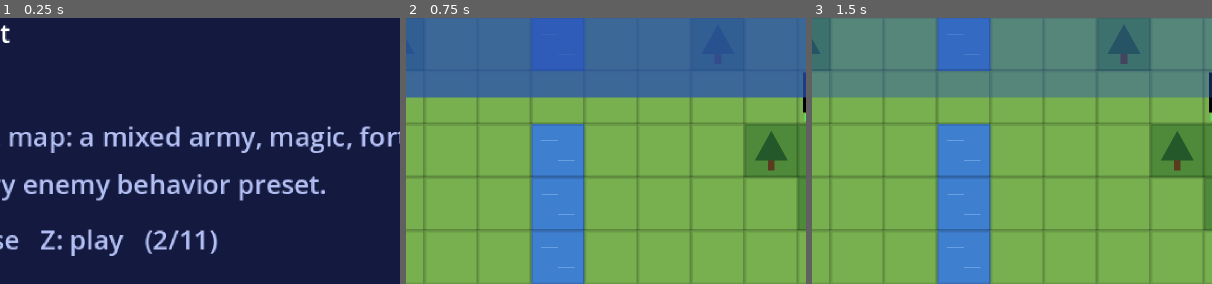
Above: before the commit, frames 1-3 (left to right).
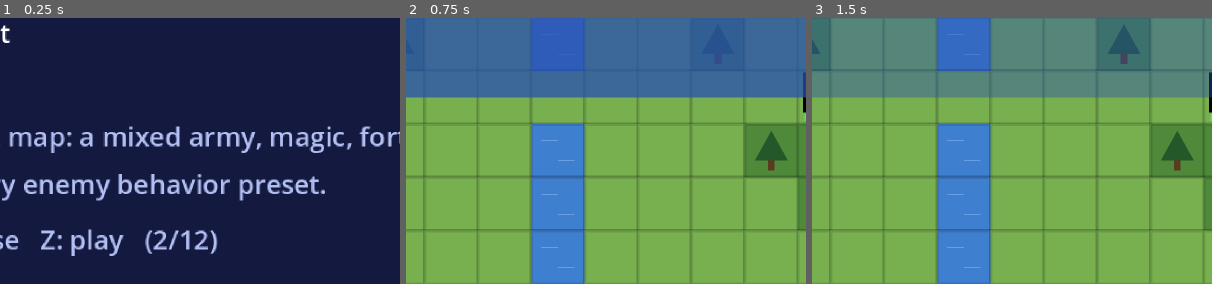
Above: after the commit, the same moments.

Repository: Marcompp/SRPG_Engine
Game: Godot game, scene res://scenes/level_select.tscn
Two runs of this game, one before a commit and one after it. Both use one fixed random seed, a clock stepped at 60 frames per second and the inputs below.
Inputs:
- Up to frame 1 (0.25 s): no input
- Up to frame 2 (0.75 s): tap Enter at 0.5 s; hold Right (ui_right) from 0.53 s (still down); hold C (danger_zone) from 0.53 s (still down)
- Up to frame 3 (1.5 s): tap Z (confirm) at 1.25, 1.35 s; release Right (ui_right) at 1.28 s; release C (danger_zone) at 1.28 s; hold Down (ui_down) from 1.28 s (still down)
The pictures show only the part of the screen within x 31-81%, y 50-100%; the shares and areas given below are measured in that part.

The runs differ from the first frame. In frame 1, 0.2% of the frame differs, in the area x 48-52%, y 79-88%; in frame 2, nothing differs; in frame 3, nothing differs.

Commit message:
Add faction event commands and the Three Armies map
Events can change relations mid-battle (@hostile, @peace: both ways) and
move a unit to another side (@side). Sides can be named by key or color
in commands and in turn and area triggers. Three Armies: green militia
guarding a village, villagers with a protected Elder, Gorr's raiders,
and purple mercenaries hunting them until Gorr buys them on turn 3
(talking to Varga brings the band to your side).

Co-Authored-By: Claude Opus 5.5 <noreply@anthropic.com>

Diff:
--- a/scripts/battle_events.gd
+++ b/scripts/battle_events.gd
@@ -82,12 +82,11 @@
 
 ## A unit ended its move on `u.cell`. Returns whether a scene played.
 func on_area(u: Unit) -> bool:
-	var team := Factions.key(u.team)
 	var test := func(e: Dictionary) -> bool:
 		if e.trigger != "area" or not e.args[0].has(u.cell):
 			return false
 		var who: String = e.args[1]
-		return who == "" or who == u.unit_name or who == team
+		return who == "" or who == u.unit_name or Factions.from_key(who) == u.team
 	return await _fire(test)
 
 
@@ -203,6 +202,19 @@
 			var u := find_unit(c[1])
 			if u:
 				battle.actions.inflict(u, c[2], c[3])
+		"hostile", "peace":
+			Factions.set_hostile(c[1], c[2], c[0] == "hostile")
+			Factions.set_hostile(c[2], c[1], c[0] == "hostile")
+			battle.refresh_threat()
+		"side":
+			var u := find_unit(c[1])
+			if u and c[2] == Unit.Team.PLAYER:
+				recruit(u)
+			elif u:
+				u.team = c[2]
+				battle.marked.erase(u)
+				u.queue_redraw()
+				battle.refresh_threat()
 		"cure":
 			var u := find_unit(c[1])
 			if u and not Statuses.cure(u, c[2]).is_empty():
--- a/scripts/event_script.gd
+++ b/scripts/event_script.gd
@@ -31,6 +31,9 @@
 ##   @status Lord, Poison              give a unit a status (see Statuses)...
 ##   @status Lord, Poison, 5           ...for this many turns (-1: until cured)
 ##   @cure Lord                        cure a unit's statuses (or "@cure Lord, Poison")
+##   @hostile other, player            these two sides fight each other (see Factions;
+##   @peace other, enemy               sides by name or color: "purple, blue"); or stop
+##   @side Varga, ally                 a unit changes sides (@recruit: joins the player)
 ##   @camera (10, 4)                   pan the view
 ##   @wait 0.5                         pause, in seconds
 ##   @flag bridge_held                 set a flag (see "if"/"unless")
@@ -40,14 +43,15 @@
 ## "script": [command arrays], "line"}. Commands are arrays: ["say", speaker, text],
 ## ["narrate", text], ["move", unit, cell], ["spawn", name, cell], ["remove", unit],
 ## ["recruit", unit], ["give", unit, item], ["status", unit, status, turns (0: its
-## default)], ["cure", unit, status ("": all)], ["camera", cell], ["wait", seconds],
+## default)], ["cure", unit, status ("": all)], ["hostile", side, side], ["peace", side,
+## side], ["side", unit, side] (sides as Unit.Team), ["camera", cell], ["wait", seconds],
 ## ["flag", name], ["banner", text]. A level's "events" entry can hold events in
 ## that same shape (with "script" written as command arrays) for anything the text
 ## can't express.
 
 const TRIGGERS: Array[String] = ["start", "turn", "talk", "battle", "death", "area", "visit", "victory", "defeat"]
 const COMMANDS: Array[String] = ["say", "narrate", "move", "spawn", "remove", "recruit", "give", "status",
-	"cure", "camera", "wait", "flag", "banner"]
+	"cure", "hostile", "peace", "side", "camera", "wait", "flag", "banner"]
 
 
 ## Events in the file at `path`, or [] if there's none. Errors are pushed (and
@@ -111,6 +115,8 @@
 			if args.size() > 1 and Factions.from_key(args[1]) < 0:
 				errors.append("line %d: turn phase must be one of %s" % [n, ", ".join(Factions.KEYS.values())])
 				return {}
+			if args.size() > 1:
+				args[1] = Factions.key(Factions.from_key(args[1]))  # "green" -> "ally"
 		"talk":
 			if args.size() != 2:
 				errors.append("line %d: \"talk\" needs two unit names" % n)
@@ -195,6 +201,19 @@
 					% [n, ", ".join(Statuses.DATA.keys())])
 				return []
 			return ["status", parts[0].strip_edges(), parts[1].strip_edges(), turns.to_int()]
+		"hostile", "peace":
+			var parts := rest.split(",")
+			if parts.size() != 2 or Factions.from_key(parts[0].strip_edges()) < 0 \
+					or Factions.from_key(parts[1].strip_edges()) < 0:
+				errors.append("line %d: @%s needs two sides, like \"@%s other, player\"" % [n, word, word])
+				return []
+			return [word, Factions.from_key(parts[0].strip_edges()), Factions.from_key(parts[1].strip_edges())]
+		"side":
+			var parts := rest.split(",")
+			if parts.size() != 2 or Factions.from_key(parts[1].strip_edges()) < 0:
+				errors.append("line %d: @side needs \"Unit, side\" (player, ally, enemy, other, neutral)" % n)
+				return []
+			return ["side", parts[0].strip_edges(), Factions.from_key(parts[1].strip_edges())]
 		"cure":
 			var parts := rest.split(",")
 			var status := parts[1].strip_edges() if parts.size() == 2 else ""
--- a/scripts/factions.gd
+++ b/scripts/factions.gd
@@ -18,6 +18,8 @@
 ## Keys used in level data and events ("== turn 3, ally ==", "team": "other").
 const KEYS := {PLAYER: "player", ALLY: "ally", ENEMY: "enemy", OTHER: "other", NEUTRAL: "neutral"}
 const NAMES := {PLAYER: "Player", ALLY: "Ally", ENEMY: "Enemy", OTHER: "Other", NEUTRAL: "Neutral"}
+## Colors work as keys too ("== turn 3, green ==", "@side Varga, purple").
+const ALIASES := {"blue": PLAYER, "green": ALLY, "red": ENEMY, "purple": OTHER, "yellow": NEUTRAL}
 ## Level roster lists for each side.
 const ROSTERS := {"players": PLAYER, "allies": ALLY, "enemies": ENEMY, "others": OTHER, "neutrals": NEUTRAL}
 const COLORS := {PLAYER: Color("3a6fd8"), ALLY: Color("3aa848"), ENEMY: Color("d84a3a"), OTHER: Color("9a4ad8"),
@@ -77,12 +79,12 @@
 	return KEYS[side]
 
 
-## The side for a key ("ally"), or -1 for an unknown one.
+## The side for a key ("ally") or color ("green"), or -1 for an unknown one.
 static func from_key(text: String) -> int:
 	for side in KEYS:
 		if KEYS[side] == text:
 			return side
-	return -1
+	return ALIASES.get(text, -1)
 
 
 ## Relations as plain data for a save (keys as strings, so they survive any format).
--- a/scripts/levels.gd
+++ b/scripts/levels.gd
@@ -11,7 +11,7 @@
 ## Set by the level select to resume the suspended battle instead of starting fresh.
 static var resume := false
 
-const ORDER: Array[String] = ["river_crossing", "coastal_raid", "desert_outpost", "frozen_pass", "castle_keep", "ruined_fort", "great_valley", "loyal_steeds", "status_trials"]
+const ORDER: Array[String] = ["river_crossing", "coastal_raid", "desert_outpost", "frozen_pass", "castle_keep", "ruined_fort", "great_valley", "loyal_steeds", "status_trials", "three_armies"]
 
 const DATA := {
 	"river_crossing": {
@@ -562,6 +562,78 @@
 				"hp": 24, "str": 8, "dex": 3, "agi": 4, "lck": 0, "def": 4, "mov": 5, "mp": 0, "ai": {"preset": "sentry"}},
 		],
 	},
+	"three_armies": {
+		"name": "Three Armies",
+		"description": "Factions: green militia, purple mercenaries hunting the
+raiders (for now), and villagers to protect.",
+		"layout": [
+			"......F.....hhT.",
+			"..F.........h...",
+			"........F.......",
+			"...======.......",
+			"...=.H..H......F",
+			"...=..........FF",
+			"...=====H=====..",
+			"......H...H.....",
+			".F..............",
+			"...........F....",
+			"....F..........h",
+			"..............hh",
+		],
+		"objective": {"type": "boss", "boss": "Gorr", "protect": ["Elder"]},
+		# The mercenaries start out hunting only the raiders (see the turn 3 event).
+		"relations": {"other": ["enemy"], "player": ["enemy", "neutral"], "ally": ["enemy"]},
+		"players": [
+			{"name": "Lord", "cell": Vector2i(1, 5), "class": "Swordsman", "lord": true, "items": ["Iron Sword", "Potion"], "lv": 5,
+				"hp": 24, "str": 8, "dex": 9, "agi": 9, "lck": 7, "def": 6, "mov": 5, "mp": 4, "growths": {"hp": 70, "str": 45, "dex": 45, "agi": 45, "lck": 40, "def": 25, "mp": 25}},
+			{"name": "Rider", "cell": Vector2i(1, 6), "class": "Swordsman", "items": ["Iron Sword"], "lv": 4,
+				"mount": {"species": "Horse", "level": 2, "name": "Dun", "gender": "male"},
+				"hp": 18, "str": 8, "dex": 8, "agi": 8, "lck": 4, "def": 5, "mov": 5, "mp": 2, "growths": {"hp": 70, "str": 45, "dex": 45, "agi": 45, "lck": 40, "def": 25, "mp": 25}},
+			{"name": "Cleric", "cell": Vector2i(0, 5), "class": "Cleric", "items": ["Quarterstaff"], "lv": 4,
+				"spells": ["Heal", "Restore"],
+				"hp": 16, "str": 2, "dex": 6, "agi": 6, "lck": 8, "def": 2, "int": 7, "mov": 5, "mp": 20, "growths": {"hp": 70, "str": 45, "dex": 45, "agi": 45, "lck": 40, "def": 25, "mp": 25}},
+			{"name": "Archer", "cell": Vector2i(0, 6), "class": "Archer", "items": ["Iron Bow"], "lv": 4,
+				"hp": 19, "str": 7, "dex": 9, "agi": 7, "lck": 4, "def": 3, "mov": 5, "mp": 1, "growths": {"hp": 70, "str": 45, "dex": 45, "agi": 45, "lck": 40, "def": 25, "mp": 25}},
+			{"name": "Fighter", "cell": Vector2i(2, 6), "class": "Axeman", "items": ["Iron Axe", "Hatchet"], "lv": 4,
+				"hp": 26, "str": 9, "dex": 5, "agi": 5, "lck": 3, "def": 4, "mov": 5, "mp": 0, "growths": {"hp": 70, "str": 45, "dex": 45, "agi": 45, "lck": 40, "def": 25, "mp": 25}},
+		],
+		"allies": [
+			{"name": "Captain", "cell": Vector2i(6, 5), "class": "Footman", "items": ["Iron Spear"], "lv": 4,
+				"hp": 22, "str": 8, "dex": 7, "agi": 6, "lck": 3, "def": 6, "mov": 5, "mp": 0, "ai": {"preset": "sentry"}},
+			{"name": "Militia", "cell": Vector2i(7, 5), "class": "Footman", "items": ["Iron Spear"], "lv": 2,
+				"hp": 18, "str": 6, "dex": 5, "agi": 5, "lck": 2, "def": 4, "mov": 5, "mp": 0, "ai": {"preset": "sentry"}},
+			{"name": "Bowman", "cell": Vector2i(9, 5), "class": "Archer", "items": ["Iron Bow"], "lv": 2,
+				"hp": 16, "str": 5, "dex": 7, "agi": 5, "lck": 2, "def": 2, "mov": 5, "mp": 0, "ai": {"preset": "sentry"}},
+		],
+		"neutrals": [
+			{"name": "Elder", "cell": Vector2i(5, 4), "class": "Footman", "items": [], "lv": 1,
+				"hp": 14, "str": 1, "dex": 1, "agi": 2, "lck": 5, "def": 1, "mov": 4, "mp": 0},
+			{"name": "Villager", "cell": Vector2i(8, 4), "class": "Footman", "items": [], "lv": 1,
+				"hp": 12, "str": 1, "dex": 1, "agi": 3, "lck": 2, "def": 0, "mov": 4, "mp": 0},
+			{"name": "Farmer", "cell": Vector2i(6, 7), "class": "Axeman", "items": ["Hatchet"], "lv": 1,
+				"hp": 16, "str": 4, "dex": 2, "agi": 2, "lck": 2, "def": 1, "mov": 4, "mp": 0},
+		],
+		"enemies": [
+			{"name": "Gorr", "cell": Vector2i(15, 9), "class": "Brigand", "items": ["Steel Axe"], "lv": 6,
+				"hp": 32, "str": 11, "dex": 6, "agi": 5, "lck": 2, "def": 6, "mov": 5, "mp": 0, "ai": {"preset": "boss"}},
+			{"name": "Raider", "generic": true, "cell": Vector2i(13, 6), "class": "Brigand", "items": ["Iron Axe"], "lv": 3,
+				"hp": 22, "str": 8, "dex": 3, "agi": 4, "lck": 0, "def": 3, "mov": 5, "mp": 0},
+			{"name": "Raider", "generic": true, "cell": Vector2i(14, 7), "class": "Brigand", "items": ["Iron Axe"], "lv": 3,
+				"hp": 22, "str": 8, "dex": 3, "agi": 4, "lck": 0, "def": 3, "mov": 5, "mp": 0},
+			{"name": "Raider", "generic": true, "cell": Vector2i(13, 8), "class": "Brigand", "items": ["Iron Axe"], "lv": 3,
+				"hp": 22, "str": 8, "dex": 3, "agi": 4, "lck": 0, "def": 3, "mov": 5, "mp": 0},
+			{"name": "Raider", "generic": true, "cell": Vector2i(14, 5), "class": "Archer", "items": ["Iron Bow"], "lv": 3,
+				"hp": 18, "str": 6, "dex": 6, "agi": 5, "lck": 1, "def": 2, "mov": 5, "mp": 0},
+		],
+		"others": [
+			{"name": "Varga", "cell": Vector2i(14, 0), "class": "Swordsmaster", "items": ["Killing Edge"], "lv": 3,
+				"hp": 30, "str": 11, "dex": 12, "agi": 12, "lck": 6, "def": 6, "mov": 6, "mp": 2},
+			{"name": "Brann", "cell": Vector2i(13, 1), "class": "Footman", "items": ["Iron Spear"], "lv": 4,
+				"hp": 22, "str": 8, "dex": 6, "agi": 6, "lck": 2, "def": 6, "mov": 5, "mp": 0},
+			{"name": "Kett", "cell": Vector2i(11, 1), "class": "Archer", "items": ["Iron Bow"], "lv": 4,
+				"hp": 18, "str": 7, "dex": 8, "agi": 6, "lck": 2, "def": 3, "mov": 5, "mp": 0},
+		],
+	},
 }
 
 
--- a/tests/test_factions.gd
+++ b/tests/test_factions.gd
@@ -83,8 +83,8 @@
 	check(not Factions.hostile(Unit.Team.OTHER, Unit.Team.PLAYER), "relations come back with a save")
 	Factions.reset()
 	check(Factions.hostile(Unit.Team.OTHER, Unit.Team.PLAYER), "(reset)")
-	var r: Dictionary = EventScript.parse("== turn 2, ally ==\nAlly: Hi.\n== turn 2, purple ==\n")
-	check_eq(r.events[0].args, [2, "ally"], "turn events can name any side's phase")
+	var r: Dictionary = EventScript.parse("== turn 2, green ==\nAlly: Hi.\n== turn 2, sideways ==\n")
+	check_eq(r.events[0].args, [2, "ally"], "turn events can name any side's phase, by color too")
 	check_eq(r.errors.size(), 1, "unknown phases are reported")
 
 
@@ -158,3 +158,48 @@
 	check_eq(b.state, b.State.IDLE, "with no level-up window to wait on")
 	check(Objectives.defeat_text({"type": "rout", "protect": ["Elder"]}).contains("or Elder falls"),
 		"a protect list is part of the defeat conditions")
+
+
+func test_faction_event_commands() -> void:
+	var r: Dictionary = EventScript.parse("== start ==\n@hostile other, player\n@peace purple, red\n@side Lord, green\n"
+		+ "@hostile purple\n@side Lord, sideways")
+	check_eq(r.errors.size(), 2, "bad commands are reported: %s" % [r.errors])
+	check_eq(r.events[0].script, [["hostile", Unit.Team.OTHER, Unit.Team.PLAYER], ["peace", Unit.Team.OTHER, Unit.Team.ENEMY],
+		["side", "Lord", Unit.Team.ALLY]], "sides by name or color")
+	var archer := unit_named("Archer")
+	await b.events.run([["peace", Unit.Team.PLAYER, Unit.Team.ENEMY], ["side", "Archer", Unit.Team.OTHER]])
+	check(not Factions.hostile(Unit.Team.PLAYER, Unit.Team.ENEMY) and not Factions.hostile(Unit.Team.ENEMY, Unit.Team.PLAYER),
+		"@peace works both ways")
+	check_eq(archer.team, Unit.Team.OTHER, "@side moves a unit to a side")
+	Factions.reset()
+
+
+func test_three_armies_map() -> void:
+	await start_level("three_armies")
+	var lord := unit_named("Lord")
+	var varga := unit_named("Varga", Unit.Team.OTHER)
+	check(Factions.hostile(Unit.Team.OTHER, Unit.Team.ENEMY) and not Factions.hostile(Unit.Team.OTHER, Unit.Team.PLAYER),
+		"the mercenaries start out hunting only the raiders")
+	check(Objectives.defeat_text(Objectives.of(Levels.get_level("three_armies"))).contains("Elder falls"), "protect the Elder")
+	# The betrayal on turn 3's enemy phase.
+	await b.events.on_turn(3, "enemy")
+	check(Factions.hostile(Unit.Team.OTHER, Unit.Team.PLAYER) and not Factions.hostile(Unit.Team.OTHER, Unit.Team.ENEMY),
+		"turn 3: the mercenaries turn on you")
+	# Talking to Varga brings them over.
+	lord.set_cell(varga.cell + Vector2i(0, 1))
+	check(b.events.talk_targets(lord).has(varga), "the Lord can talk to Varga")
+	b.input.selected = lord
+	await b.events.run_talk(lord, varga)
+	check_eq(varga.team, Unit.Team.ALLY, "Varga joins as an ally")
+	check_eq(unit_named("Kett", Unit.Team.ALLY).team, Unit.Team.ALLY, "with the whole band")
+	# Losing the Elder loses the map.
+	Levels.selected = "three_armies"  # (start_level points it back at the default map)
+	check_eq(Objectives.result(b), "", "(still going)")
+	remove_unit(unit_named("Elder", Unit.Team.NEUTRAL))
+	check_eq(Objectives.result(b), "defeat", "the Elder falls: defeat")
+	Levels.selected = "river_crossing"
+
+
+func test_three_armies_phases_run() -> void:
+	await start_level("three_armies")
+	await run_enemy_phases()
Not shown, added: events/three_armies.txt
Not shown, changed: README.md
Not shown, changed: docs/events.md
Not shown, changed: docs/factions.md
